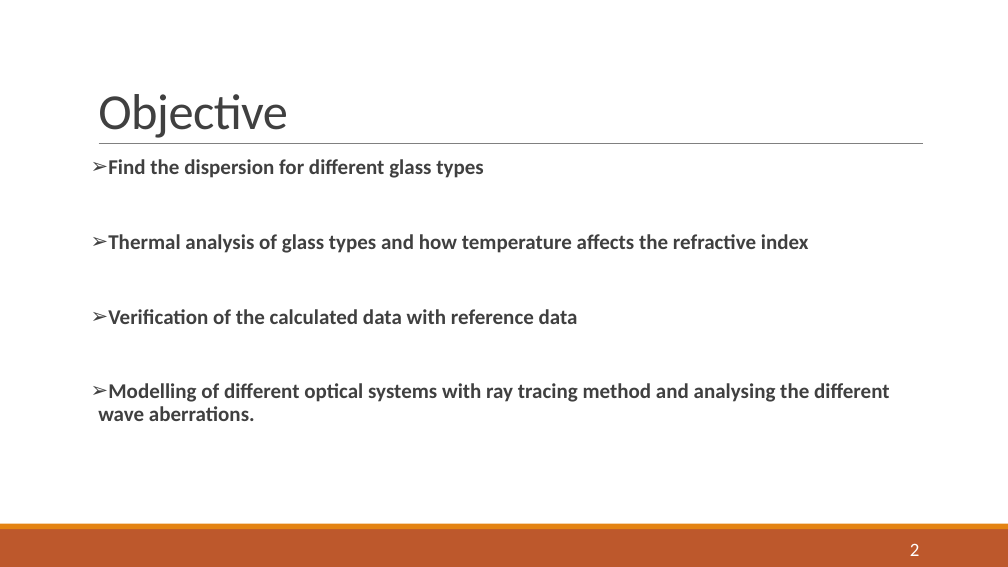
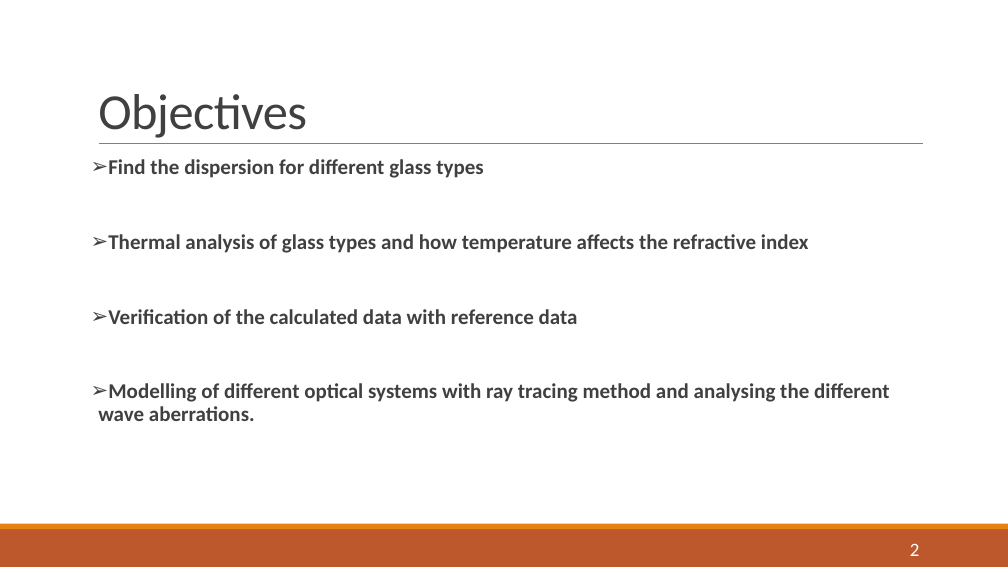
Before and after one commit to rid181198/optical-properties, a slide deck: slide 2 of p2.pptx. Drawn at 1008x567 pixels with LibreOffice and Linux fonts; fonts in the diff are those of the drawing. Boxes give left, top, right and bottom in pixels: in the first picture for what was removed or moved away, otherwise in the second. Text is boxed around its words. In the diff, an @@ line names an element or a change of style, - is before the commit and + after.

```diff
--- a/p2.pptx
+++ b/p2.pptx
@@ title at (x1=98, y1=94, x2=307, y2=138): text changed @@
-Objective
+Objectives
```
Also in this commit, not shown: 3 other slides changed, 11 slides added, 1 slide removed, 7 other files.
